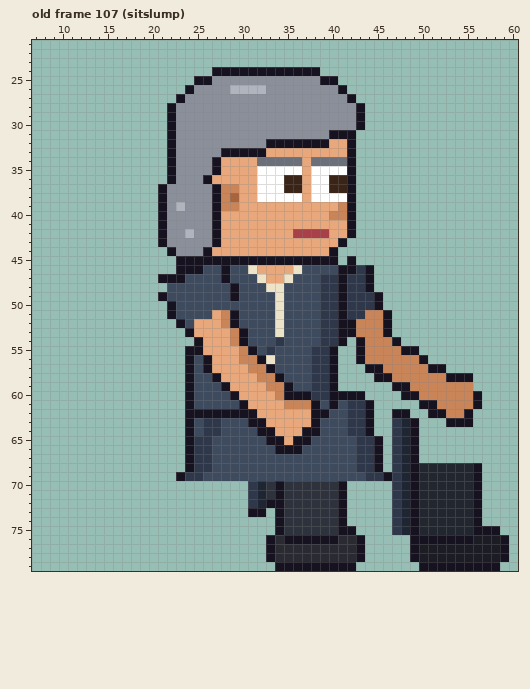
One commit to this pixel-art file: sprites/clients/client_attorney_b_right_anim.aseprite. Above, as it was before the edit.
64x80 pixels, 129 frames. Colours within 5 levels of each other are drawn and written as one. Shown: old frame 107 (sitslump): x 7..60, y 21..79. The commit also changed other frames, which this record leaves out.
After the commit:
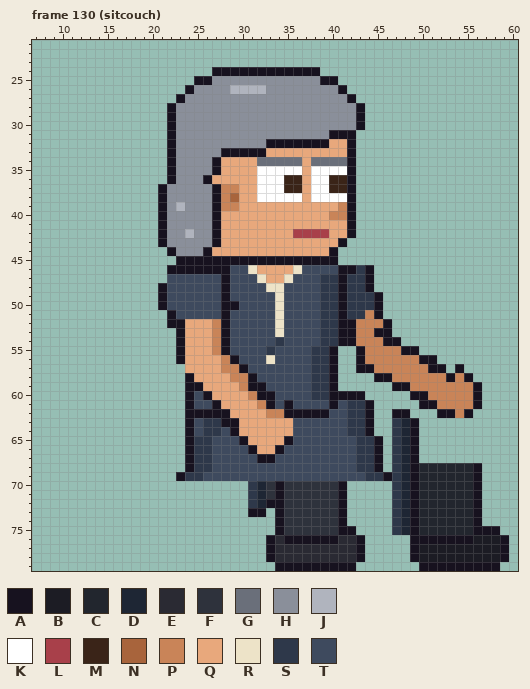
Palette (. is transparent): A #17121f  B #1c1c24  C #22262e  D #1e2634  E #2a2a33  F #2e323c  G #6a6f7a  H #8a8f9a  J #b0b4be  K #ffffff  L #a8404a  M #3a2418  N #a8643c  P #c98458  Q #e8a87c  R #ede3c8  S #2e384a  T #3e4a5e
A new or re-ordered frame is compared with the old frame closest to it.
Diff:
frames 129 -> 135
--- frame 130 (sitcouch) is new; against old frame 107 (sitslump), layers "Near Arm", "Back Arm"
@@ x 7..60 @@
 44 ...............AHHHAQQQQQQQQQQQQQA....................
-45 ................AAAAAAAAAAAAAAAAAA.A..................
-46 ................AAATTATTRQQQQRTTTTAASA................
-47 ..............AAATTTTATTTRQQRTTTSSASSA................
-48 ...............TTTTTTTATTTRRTTTTSSASSA................
-49 ..............ATTTTTTTATTTTRTTTTSSASSSA...............
-50 ...............ATTTTTTTTTTTRTTTTSSASSSA...............
-51 ...............ATTTTQPATTTTRTTTTSSASSPPA..............
-52 ................ATQQQPATTTTRTTTTSSAAPPPA..............
-53 .................AQQQQPATTTRTTTTSSAAPPPA..............
-54 ..................AQQQPATTTSTTTTSSA.APPPA.............
-55 .................AAQQQQPATSTTTTSSA..APPPPAA...........
-56 .................ATAQQQPPARTTTTSSA..APPPPPPA..........
-57 .................ATAQQQQPPATTTTSSA...AAPPPPPAA........
-58 .................ATTAQQQQPPATTTSSA....AAPPPPPPAAA.....
-59 .................ATTTAQQQQPPATTSSA......AAPPPPPPP.....
-60 .................ATTTTAQQQQPAAASSAAAA....AAPPPPPPA....
-61 .................ATTTTTAQQQQPPPATATSSA.....AAPPPPA....
-62 .................AAAAAAAAQQQQQQAATTSSA..AA..AAPPA.....
-63 .................ATSSTTTAAQQQQQATTTSSA..SDA...AAA.....
-64 .................ATSSTTTTAAQQQAATTTSSA..SDA...........
-65 .................ASSTTTTTTAAQAATTTTTSSA.SDA...........
-66 .................ASSTTTTTTTAAATTTTTTSSA.SDA...........
-67 .................ASSTTTTTTTTTTTTTTTTSSA.SDA...........
+45 ................AAAAAAAAAAAAAAAAAA....................
+46 ...............AAAAAAATTRQQQQRTTTTAASA................
+47 ...............TTTTTTATTTRQQRTTTSSASSA................
+48 ..............ATTTTTTATTTTRRTTTTSSASSA................
+49 ..............ATTTTTTATTTTTRTTTTSSASSSA...............
+50 ..............ATTTTTTAATTTTRTTTTSSASSSA...............
+51 ...............ATTTTTATTTTTRTTTTSSASSPA...............
+52 ...............AAQQQPATTTTTRTTTTSSAAPPPA..............
+53 ................AQQQPATTTTTRTTTTSSAAPPAA..............
+54 ................AQQQPATTTTTSTTTTSSAAPPPAA.............
+55 ................AQQQPATTTTSTTTTSSA..APPPPAA...........
+56 ................AQQQQPATTTRTTTTSSA..APPPPPPAA.........
+57 .................QQQQPPATTTTTTTSSA..AAPPPPPPAA.A......
+58 .................AQQQQPPATTTTTTSSA....AAPPPPPPAPA.....
+59 .................AAQQQQPAATTTTTSSA......AAPPPPPPPA....
+60 .................ATAQQQQPAATTTTSSAAAA.....AAPPPPPA....
+61 .................ATTAQQQQPATATTTTATSSA.....AAPPPPA....
+62 .................AAAAAQQQQPPAAAAATTSSA..AA...AAPA.....
+63 .................ATSSAAQQQQQQTTTTTTSSA..SDA...........
+64 .................ATSSTAQQQQQQTTTTTTSSA..SDA...........
+65 .................ASSTTTAQQQQATTTTTTTSSA.SDA...........
+66 .................ASSTTTTAQQATTTTTTTTSSA.SDA...........
+67 .................ASSTTTTTAATTTTTTTTTSSA.SDA...........
 68 .................ASSTTTTTTTTTTTTTTTTSSA.SDACCCCCCA....
Pixel boxes of the changes (left, top, right, bottom) in both pictures:
erased: (347, 256, 356, 265)
changed: (158, 265, 320, 463)
changed: (347, 310, 482, 427)
